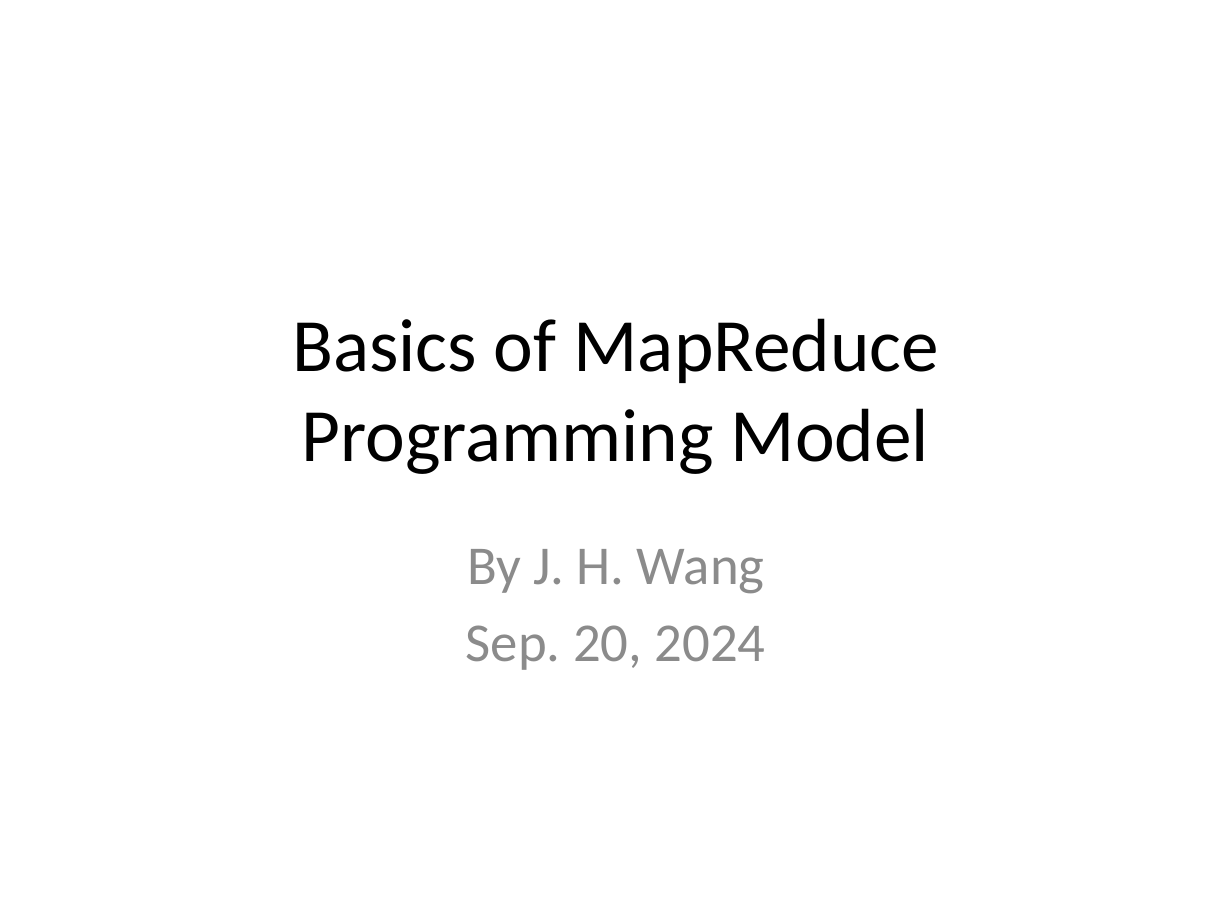
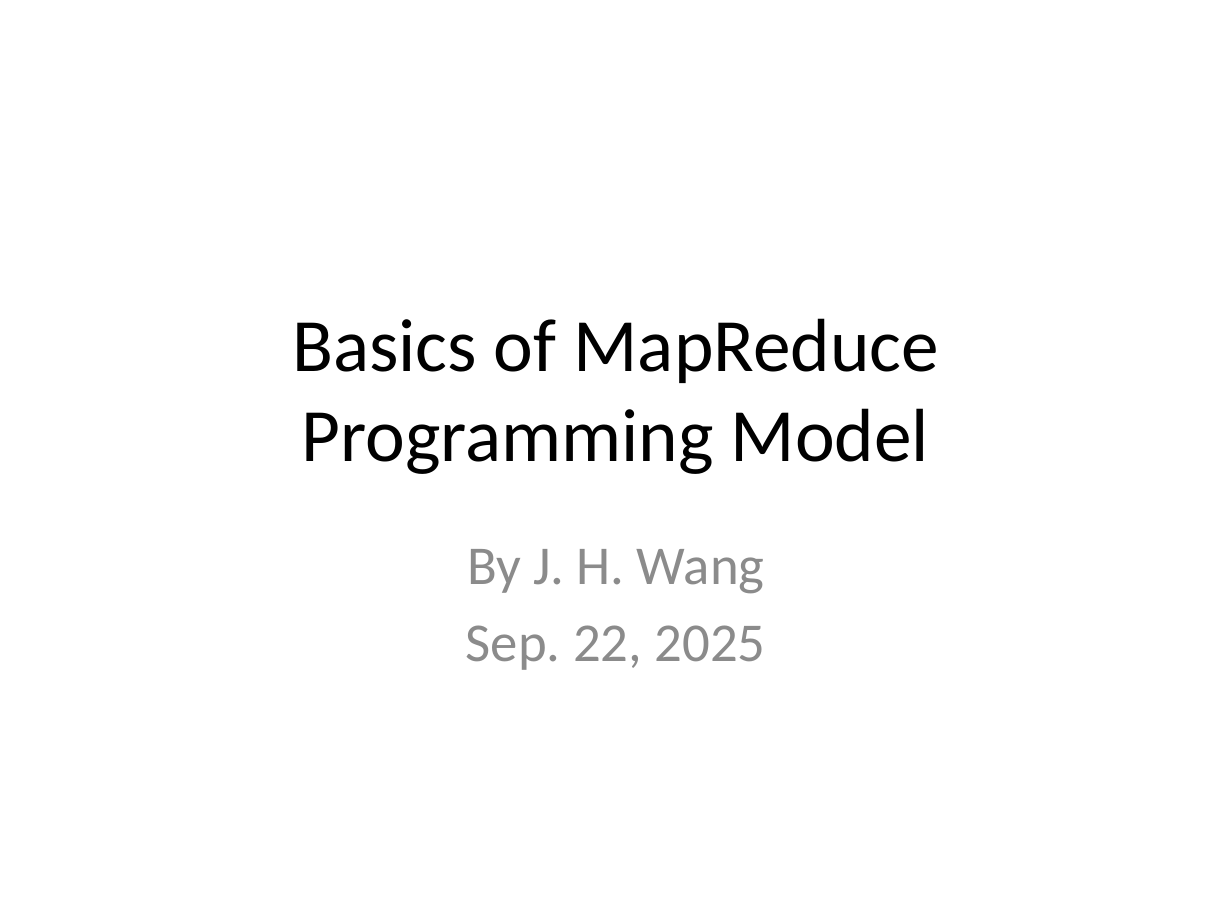
Before and after one commit to chriswjh/chriswjh.github.io, a slide deck: slide 1 of BDM/MapReduce_Basics.pptx. Drawn at 1232x924 pixels with LibreOffice and Linux fonts; fonts in the diff are those of the drawing. Boxes give left, top, right and bottom in pixels: in the first picture for what was removed or moved away, otherwise in the second. Text is boxed around its words. In the diff, an @@ line names an element or a change of style, - is before the commit and + after.

```diff
--- a/BDM/MapReduce_Basics.pptx
+++ b/BDM/MapReduce_Basics.pptx
@@ subtitle at (466,625,766,670): text changed @@
-Sep. 20, 2024
+Sep. 22, 2025
```
Also in this commit, not shown: 2 other slides changed.
